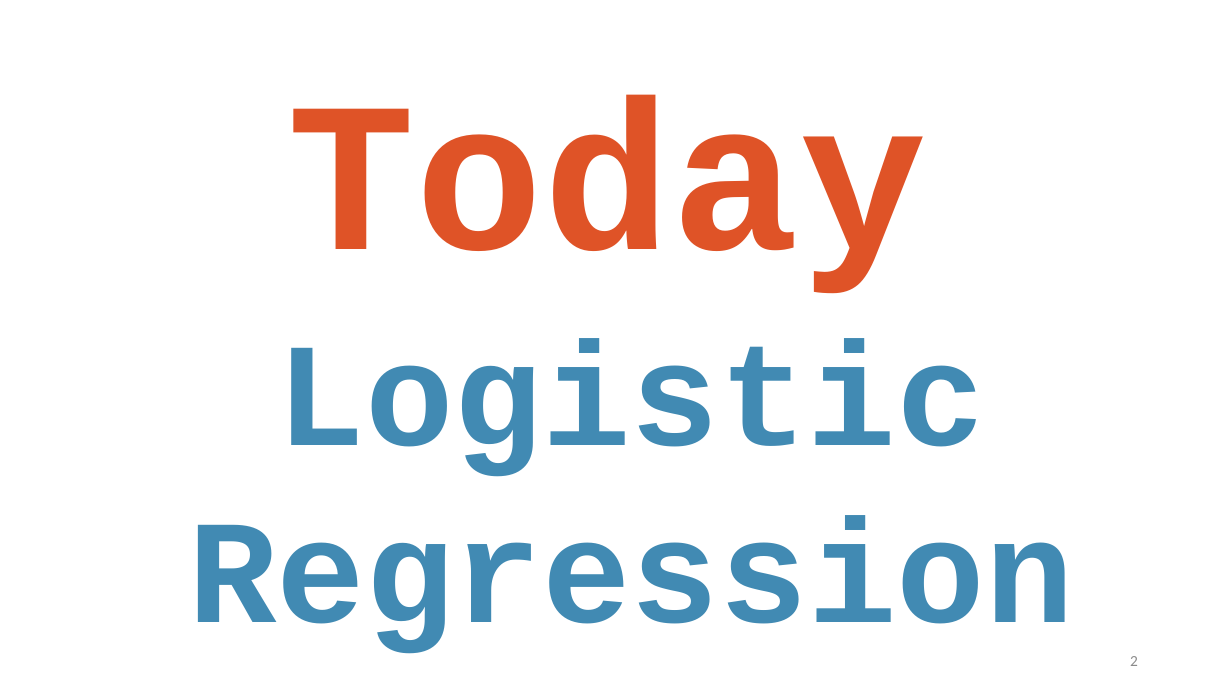
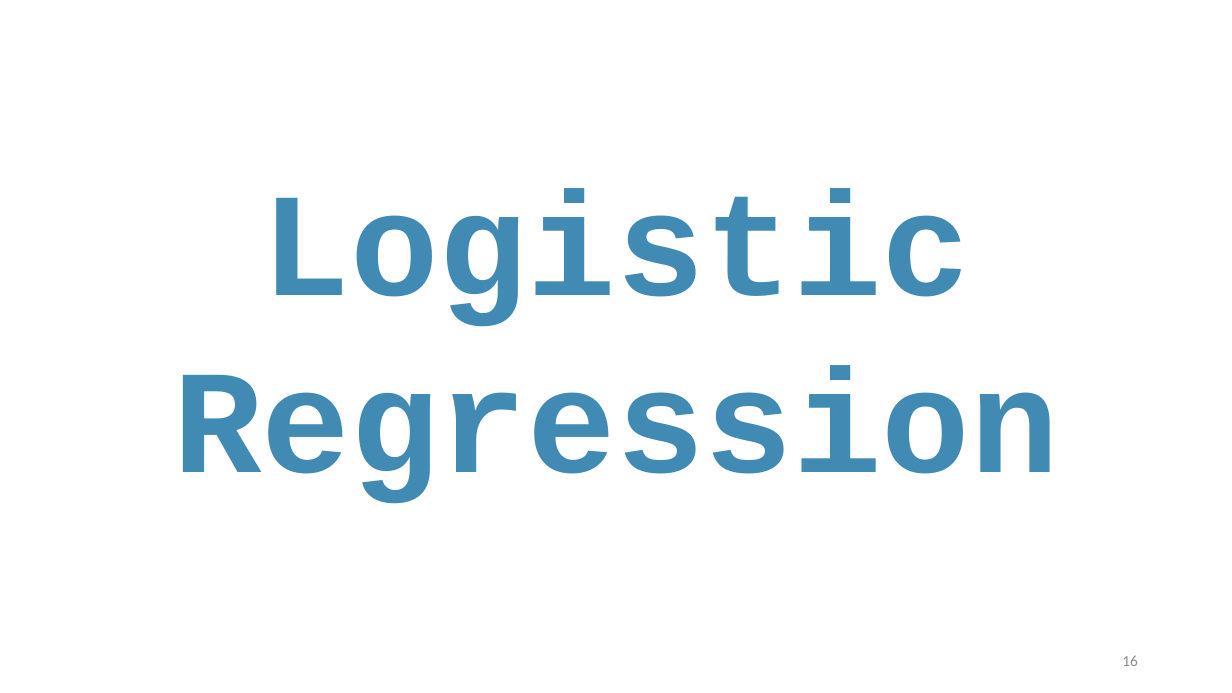
Before and after one commit to TysonStanley/EDU-6050, a slide deck: slide 16 of Slides/13_EDUC_6050_2018.pptx (slide 2 before the commit). Drawn at 1232x693 pixels with LibreOffice and Linux fonts; fonts in the diff are those of the drawing. Boxes give left, top, right and bottom in pixels: in the first picture for what was removed or moved away, otherwise in the second. Text is boxed around its words. In the diff, an @@ line names an element or a change of style, - is before the commit and + after.

Commit message:
updated slides

```diff
--- a/Slides/13_EDUC_6050_2018.pptx
+++ b/Slides/13_EDUC_6050_2018.pptx
@@ title removed at bbox=[288, 97, 927, 294] @@
-Today
@@ text "Logistic": place and size @@
-text "Logistic" at bbox=[188, 339, 1074, 654]
+text "Logistic" at bbox=[173, 189, 1059, 504]
@@ page number at bbox=[1122, 655, 1138, 666]: text changed @@
-2
+16
```
Also in this commit, not shown: 2 other slides changed, 14 slides added, 3 other files.
